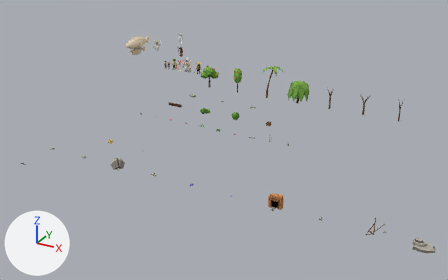
An edit to the Blender file art_source/chasm/chasm_props.blend, drawn before and after from the same camera.
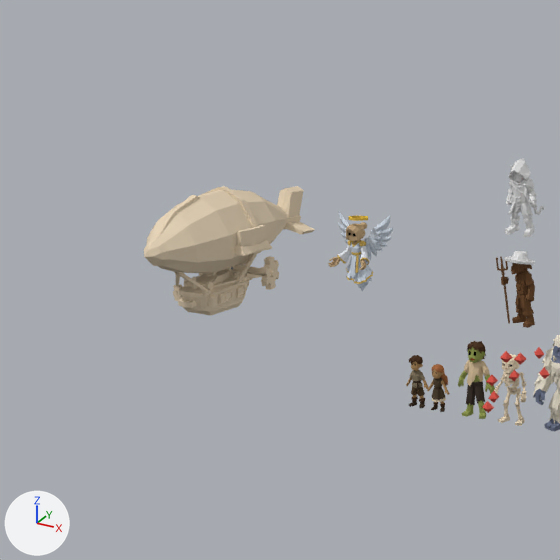
Each version appears first whole from a camera (50 mm lens) standing at (52.2, -86.1, 31.9) and looking at (16.1, -20.4, -0.9), and next in a close-up on the part from 23% to 42% of the width and 3% to 32% of the height. The axes (+X, +Y, +Z) are drawn at lower left. The lights are the same throughout. The older version's two pictures come first.

Names of what the first close-up shows: 'angel', 'farmer', 'kid_female', 'rogue', 'skeleton', 'yeti', 'zeppelin', 'zombie' and 3 more.
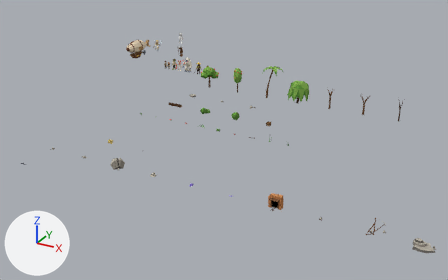
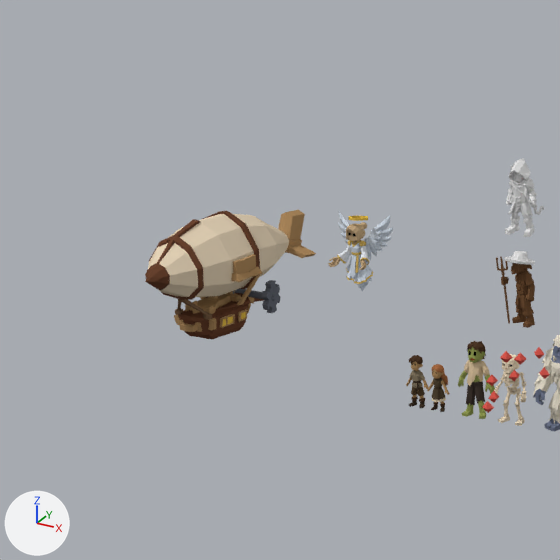
Edits to the bpy script that builds the scene:
```text
Change me_tripo_98d45fb8_71f7_40d8_8cac_e1252a7e5f3a:
    used by ob_zeppelin; location = (-12.63, 0.0, 1.18); rotation_euler = (1.571, 0.0, 0.0), in degrees (90, 0, 0); scale = (7.95, 7.95, 7.95)
    remove me_tripo_98d45fb8_71f7_40d8_8cac_e1252a7e5f3a.from_pydata(...)  # 485 vertices, 431 faces; spans x -0.011..0.165, y 0.078..0.466, z -0.45..0.385
    add me_tripo_98d45fb8_71f7_40d8_8cac_e1252a7e5f3a.from_pydata(...)  # 485 vertices, 429 faces; spans x 0.0..0.16, y -0.001..0.387, z -0.45..0.385
    me_tripo_98d45fb8_71f7_40d8_8cac_e1252a7e5f3a part 1: the loose piece of 23 vertices spanning x 0.062..0.078, y 0.118..0.149, z 0.035..0.098 is moved by (0.0, -0.079, 0.0)
    me_tripo_98d45fb8_71f7_40d8_8cac_e1252a7e5f3a part 2: the loose piece of 32 vertices spanning x 0.098..0.165, y 0.272..0.354, z -0.072..0.078 is turned 3.2 degrees about the x axis through its middle and scaled by 0.826, then moved by (0.0, -0.081, 0.04)
    me_tripo_98d45fb8_71f7_40d8_8cac_e1252a7e5f3a part 3: the loose piece of 22 vertices spanning x 0.0..0.014, y 0.114..0.176, z -0.163..-0.126 is moved by (0.0, -0.079, 0.0)
    me_tripo_98d45fb8_71f7_40d8_8cac_e1252a7e5f3a part 4: the loose piece of 8 vertices spanning x 0.0..0.027, y 0.12..0.141, z 0.164..0.196 is moved by (0.0, -0.079, 0.0)
    me_tripo_98d45fb8_71f7_40d8_8cac_e1252a7e5f3a part 5: the loose piece of 8 vertices spanning x 0.018..0.039, y 0.116..0.149, z 0.15..0.176 is moved by (0.0, -0.079, 0.0)
    me_tripo_98d45fb8_71f7_40d8_8cac_e1252a7e5f3a part 6: the loose piece of 12 vertices spanning x 0.0..0.008, y 0.12..0.147, z -0.229..-0.108 is moved by (0.0, -0.079, 0.0)
    me_tripo_98d45fb8_71f7_40d8_8cac_e1252a7e5f3a part 7: the loose piece of 12 vertices spanning x 0.051..0.081, y 0.12..0.158, z 0.125..0.149 is moved by (0.0, -0.079, 0.0)
    me_tripo_98d45fb8_71f7_40d8_8cac_e1252a7e5f3a part 8: the loose piece of 16 vertices spanning x 0.069..0.083, y 0.118..0.149, z -0.028..0.013 is moved by (0.0, -0.079, 0.0)
    me_tripo_98d45fb8_71f7_40d8_8cac_e1252a7e5f3a part 9: the loose piece of 130 vertices spanning x -0.002..0.128, y 0.17..0.466, z -0.45..0.385 is rebuilt with 128 vertices and now spans x 0.0..0.128, y 0.128..0.387, z -0.45..0.385
    me_tripo_98d45fb8_71f7_40d8_8cac_e1252a7e5f3a part 10: the loose piece of 45 vertices spanning x -0.005..0.082, y 0.078..0.178, z -0.099..0.185 is rebuilt with 73 vertices and now spans x 0.0..0.051, y 0.082..0.133, z -0.071..0.149
    me_tripo_98d45fb8_71f7_40d8_8cac_e1252a7e5f3a part 11: a new loose piece of 72 vertices spanning x 0.0..0.125, y 0.038..0.142, z -0.182..-0.077, in mat_palette (picture img_palette_png)
    me_tripo_98d45fb8_71f7_40d8_8cac_e1252a7e5f3a part 12: a new loose piece of 45 vertices spanning x 0.0..0.082, y -0.001..0.099, z -0.099..0.185, in mat_palette (picture img_palette_png)
    me_tripo_98d45fb8_71f7_40d8_8cac_e1252a7e5f3a part 13: a new loose piece of 18 vertices spanning x 0.0..0.067, y 0.081..0.17, z 0.136..0.223, in mat_palette (picture img_palette_png)
    me_tripo_98d45fb8_71f7_40d8_8cac_e1252a7e5f3a part 14: the loose piece of 73 vertices spanning x -0.001..0.051, y 0.161..0.212, z -0.071..0.146 is deleted
    me_tripo_98d45fb8_71f7_40d8_8cac_e1252a7e5f3a part 15: the loose piece of 72 vertices spanning x -0.001..0.125, y 0.117..0.221, z -0.182..-0.077 is deleted
    me_tripo_98d45fb8_71f7_40d8_8cac_e1252a7e5f3a part 16: the loose piece of 18 vertices spanning x -0.011..0.067, y 0.16..0.248, z 0.136..0.223 is deleted
    me_tripo_98d45fb8_71f7_40d8_8cac_e1252a7e5f3a part 17: 16 vertices added at x 0.035..0.128, y 0.047..0.187, z -0.091..0.007
    other edits to the shape of me_tripo_98d45fb8_71f7_40d8_8cac_e1252a7e5f3a do not show in these pictures
```

Changed parts and their boxes (x1, y1, x2, y2) in the close-ups (560 x 560 px; the box of a moved part takes in the faces that stretch with it):
'zeppelin', reshaped
    before: (144, 186, 315, 316)
    after: (145, 210, 316, 340)
part 1 of me_tripo_98d45fb8_71f7_40d8_8cac_e1252a7e5f3a, moved or reshaped
    before: (218, 290, 233, 304)
    after: (220, 314, 235, 328)
part 2 of me_tripo_98d45fb8_71f7_40d8_8cac_e1252a7e5f3a, moved or reshaped
    before: (234, 225, 272, 256)
    after: (231, 254, 263, 282)
part 3 of me_tripo_98d45fb8_71f7_40d8_8cac_e1252a7e5f3a, moved or reshaped
    before: (244, 265, 253, 286)
    after: (248, 297, 254, 309)
part 4 of me_tripo_98d45fb8_71f7_40d8_8cac_e1252a7e5f3a, moved or reshaped
    before: (178, 299, 197, 308)
    after: (179, 323, 198, 332)
part 5 of me_tripo_98d45fb8_71f7_40d8_8cac_e1252a7e5f3a, moved or reshaped
    before: (179, 295, 201, 308)
    after: (180, 319, 202, 332)
part 6 of me_tripo_98d45fb8_71f7_40d8_8cac_e1252a7e5f3a, moved or reshaped (mostly hidden)
    before: (253, 274, 262, 278)
    after: (254, 298, 264, 302)
part 7 of me_tripo_98d45fb8_71f7_40d8_8cac_e1252a7e5f3a, moved or reshaped
    before: (173, 290, 215, 306)
    after: (174, 314, 217, 331)
part 8 of me_tripo_98d45fb8_71f7_40d8_8cac_e1252a7e5f3a, moved or reshaped
    before: (236, 285, 246, 298)
    after: (238, 309, 247, 322)
part 9 of me_tripo_98d45fb8_71f7_40d8_8cac_e1252a7e5f3a, rebuilt
    before: (144, 186, 315, 281)
    after: (145, 210, 316, 300)
part 10 of me_tripo_98d45fb8_71f7_40d8_8cac_e1252a7e5f3a, rebuilt
    before: (177, 269, 249, 316)
    after: (185, 290, 241, 314)
part 11 of me_tripo_98d45fb8_71f7_40d8_8cac_e1252a7e5f3a, added
    after: (235, 280, 280, 313)
part 12 of me_tripo_98d45fb8_71f7_40d8_8cac_e1252a7e5f3a, added (brown)
    after: (178, 293, 251, 340)
part 13 of me_tripo_98d45fb8_71f7_40d8_8cac_e1252a7e5f3a, added
    after: (175, 299, 212, 320)
part 14 of me_tripo_98d45fb8_71f7_40d8_8cac_e1252a7e5f3a, deleted (brown)
    before: (184, 266, 240, 290)
part 15 of me_tripo_98d45fb8_71f7_40d8_8cac_e1252a7e5f3a, deleted (brown)
    before: (234, 256, 279, 290)
part 16 of me_tripo_98d45fb8_71f7_40d8_8cac_e1252a7e5f3a, deleted
    before: (173, 272, 211, 295)
part 17 of me_tripo_98d45fb8_71f7_40d8_8cac_e1252a7e5f3a, added
    after: (200, 275, 260, 313)
